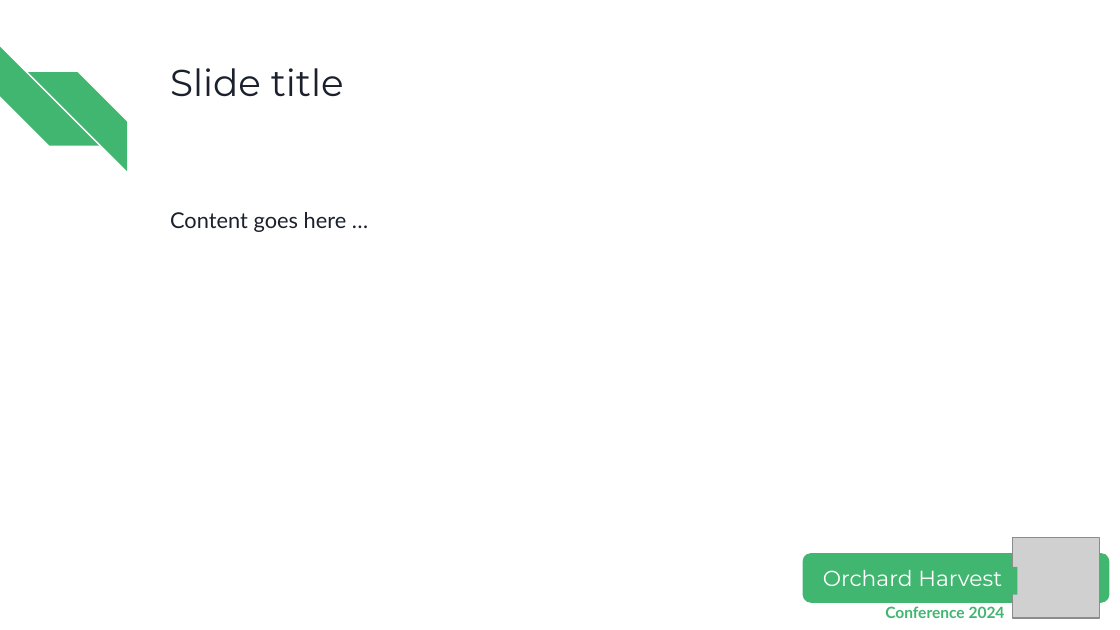
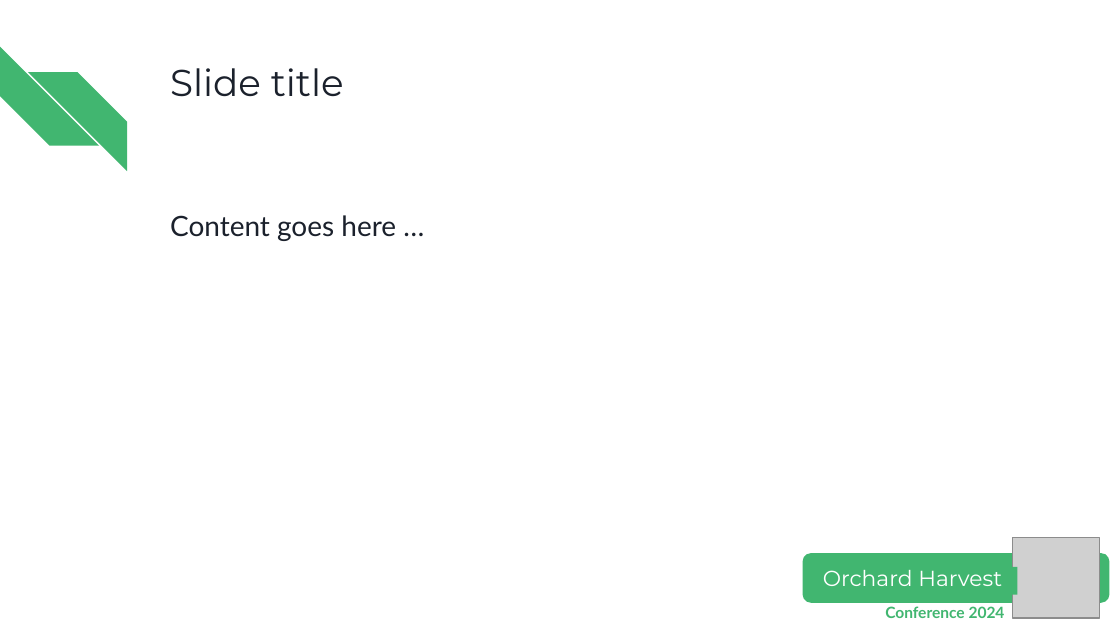
Before and after one commit to OrchardCMS/Orchard-Harvest-Speaker-Toolbox, a slide deck: slide 4 of Orchard Harvest 2024 presentation template.pptx. Drawn at 1120x630 pixels with LibreOffice and Linux fonts; fonts in the diff are those of the drawing; grey boxes stand for pictures. Boxes give left, top, right and bottom in pixels: in the first picture for what was removed or moved away, otherwise in the second. Text is boxed around its words. In the diff, an @@ line names an element or a change of style, - is before the commit and + after.

```diff
--- a/Orchard Harvest 2024 presentation template.pptx
+++ b/Orchard Harvest 2024 presentation template.pptx
@@ text "Content goes here …" at <box>170,215,396,241</box>: size 14 to 18 pt @@
```
Also in this commit, not shown: 3 other slides changed, 1 slide added.
